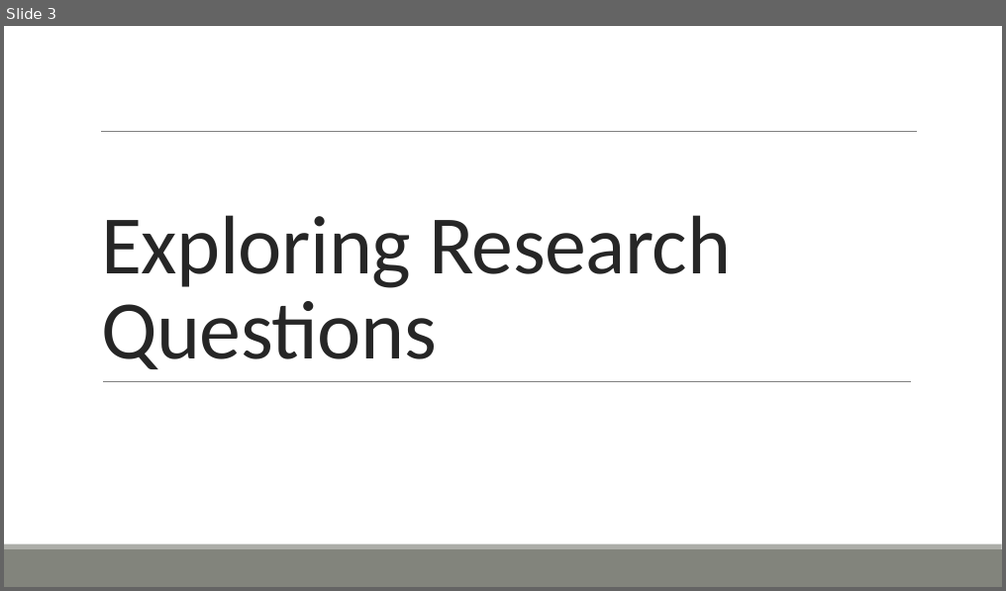
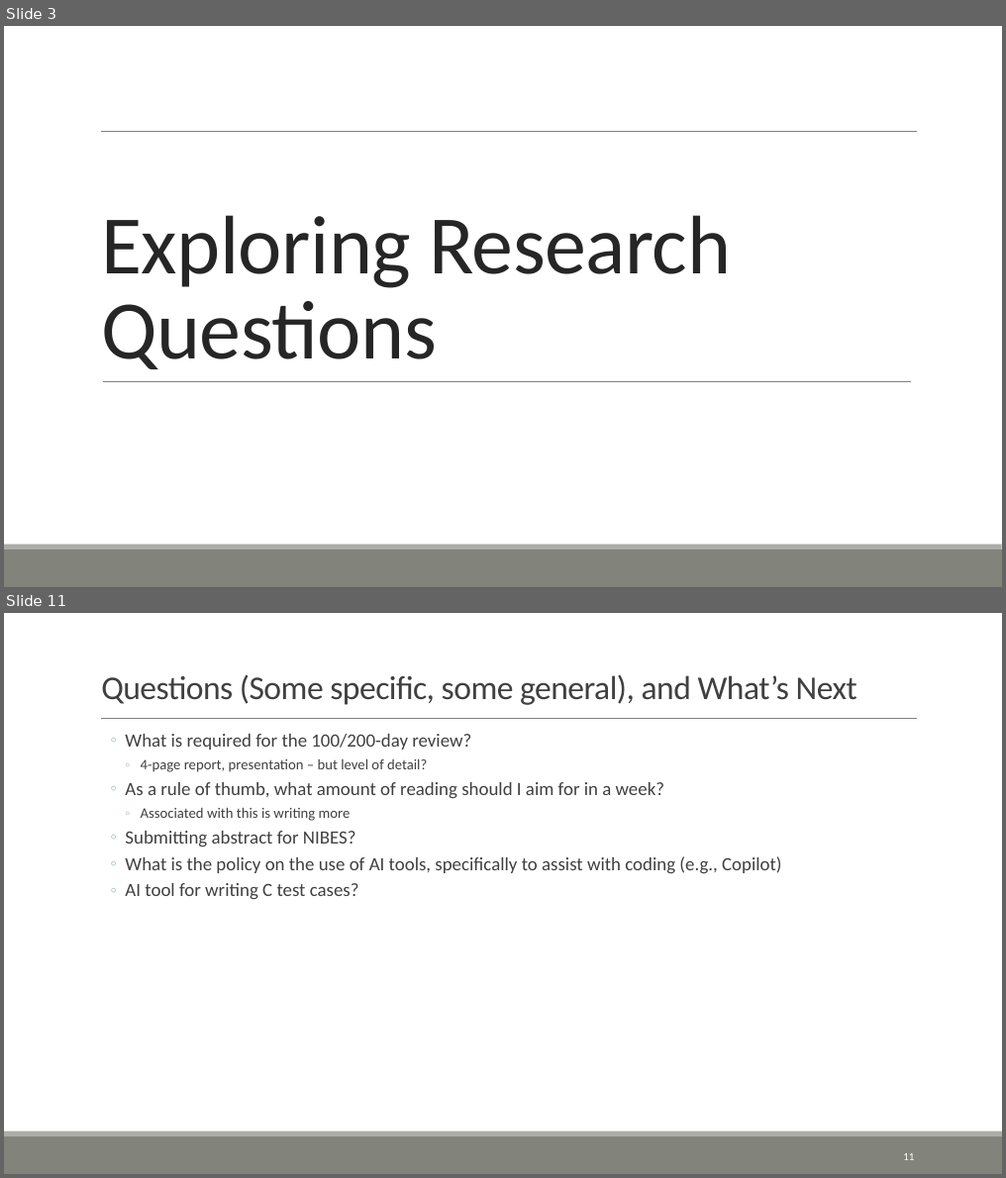
Before and after one commit to ofithcheallaigh/phd, a slide deck: Presentations/Supervisor Meetings/2024/20240301.pptx. Shown one above the other, each under a label of ours: slide 3 before the commit, slides 3 and 11 after it; the slides between them are not shown. The pictures are 1006x591 and 1006x1178 pixels, drawn with LibreOffice and Linux fonts; fonts in the diff are those of the drawing. Boxes give left, top, right and bottom in pixels: in the first picture for what was removed or moved away, otherwise in the second. Text is boxed around its words. In the diff, an @@ line names an element or a change of style, - is before the commit and + after.

Commit message:
Updating presentation with new format and questions

```diff
--- a/Presentations/Supervisor Meetings/2024/20240301.pptx
+++ b/Presentations/Supervisor Meetings/2024/20240301.pptx
@@ slide 11 added at (4,613,1002,1174), background #FFFFFF; not listed: 3 template elements that a slide beside it also shows @@
@@ title added at (101,674,857,705), 32 pt, text #404040 @@
+Questions (Some specific, some general), and What’s Next
@@ text added at (125,734,782,900), 18 pt, text #404040 @@
+  ◦ What is required for the 100/200-day review?
+    ◦ 4-page report, presentation – but level of detail?
+  ◦ As a rule of thumb, what amount of reading should I aim for in a week?
+    ◦ Associated with this is writing more
+  ◦ Submitting abstract for NIBES?
+  ◦ What is the policy on the use of AI tools, specifically to assist with coding (e.g., Copilot)
+  ◦ AI tool for writing C test cases?
@@ page number added at (903,1154,914,1160), 10.5 pt, text #FFFFFF @@
+11
```
Also in this commit, not shown: 4 slides changed, 4 other slides added, 3 slides removed.
